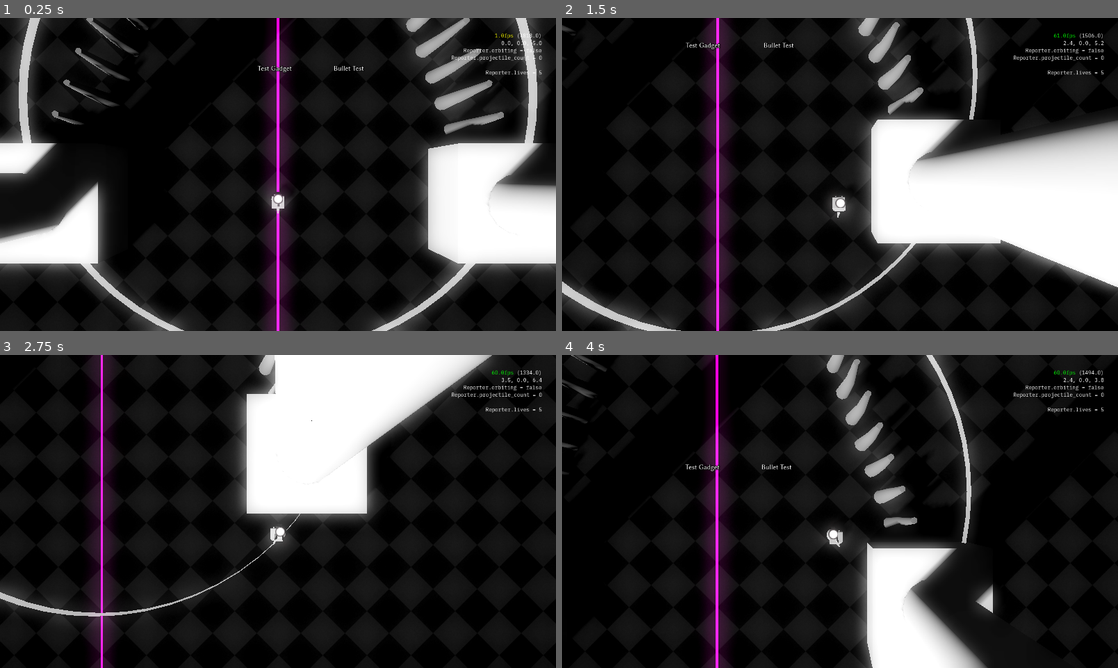
Above: before the commit, frames 1-4 (two rows, left to right).
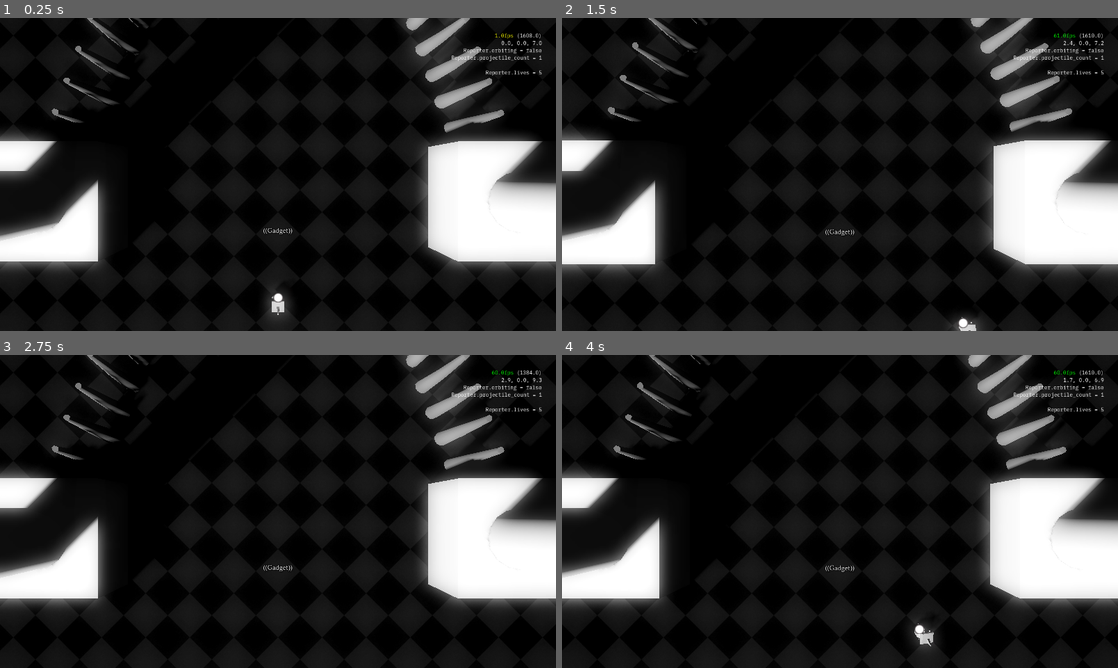
Above: after the commit, the same moments.

Repository: slyllama/dwelt
Game: Godot game, scene res://maps/debug/debug_map.tscn
Two runs of this game, one before a commit and one after it. Both use one fixed random seed, a clock stepped at 60 frames per second and the inputs below.
Inputs (mouse positions are in pixels of both pictures, inside the frame that each line leads up to):
- Up to frame 1 (0.25 s): no input
- Up to frame 2 (1.5 s): move the mouse to (995, 74) at 0.52 s; hold D (strafe_right) 0.53-1.28 s; tap F (interact) at 0.6 s; move the mouse to (728, 190) at 1.27 s; hold S (move_back) from 1.28 s (still down); right-click (728, 190) at 1.35 s
- Up to frame 3 (2.75 s): tap F (interact) at 1.55, 2.1 s; move the mouse to (333, 442) at 2.02 s; release S (move_back) at 2.03 s; hold D (strafe_right) from 2.03 s (still down)
- Up to frame 4 (4 s): move the mouse to (812, 574) at 2.77 s; release D (strafe_right) at 2.78 s; hold W (move_forward) 2.78-3.53 s; tap Mouse wheel up (zoom_in) at 2.85 s; tap F (interact) at 3.05, 3.8 s; move the mouse to (1006, 558) at 3.52 s; hold A (strafe_left) from 3.53 s (still down); tap Mouse wheel down (zoom_out) at 3.6 s

The runs differ from the first frame. In frame 1, 12% of the frame differs, in the area x 0-100%, y 0-100%; in frame 2, 36%; in frame 3, 37%; in frame 4, 36%.

Commit message:
Started adding ProjectileEvents

Diff:
--- a/generic/materials/mat_canvas_dissolve.tres
+++ b/generic/materials/mat_canvas_dissolve.tres
@@ -1,9 +1,17 @@
-[gd_resource type="ShaderMaterial" load_steps=3 format=3 uid="uid://byym4a8hrvgjg"]
+[gd_resource type="ShaderMaterial" load_steps=5 format=3 uid="uid://byym4a8hrvgjg"]
 
 [ext_resource type="Shader" uid="uid://b4552e4yw8kki" path="res://generic/materials/shaders/shader_canvas_dissolve.gdshader" id="1_oa3at"]
-[ext_resource type="Texture2D" uid="uid://cv0i2yg877vce" path="res://generic/materials/textures/paint_mask.jpg" id="2_hctin"]
+
+[sub_resource type="Gradient" id="Gradient_oa3at"]
+
+[sub_resource type="FastNoiseLite" id="FastNoiseLite_hctin"]
+
+[sub_resource type="NoiseTexture2D" id="NoiseTexture2D_636yr"]
+seamless = true
+color_ramp = SubResource("Gradient_oa3at")
+noise = SubResource("FastNoiseLite_hctin")
 
 [resource]
 shader = ExtResource("1_oa3at")
-shader_parameter/dissolve_texture = ExtResource("2_hctin")
+shader_parameter/dissolve_texture = SubResource("NoiseTexture2D_636yr")
 shader_parameter/dissolve_value = 0.0
--- a/lib/hud/hud.tscn
+++ b/lib/hud/hud.tscn
@@ -7,17 +7,18 @@
 [ext_resource type="Script" uid="uid://o537atgmmsth" path="res://lib/texture_rect_dissolve/texture_rect_dissolve.gd" id="4_pm6i7"]
 [ext_resource type="FontFile" uid="uid://bjaq6ks7h6ipp" path="res://generic/fonts/pirata_one.ttf" id="6_3pj68"]
 
-[sub_resource type="Gradient" id="Gradient_hctin"]
+[sub_resource type="Gradient" id="Gradient_oa3at"]
 
-[sub_resource type="FastNoiseLite" id="FastNoiseLite_636yr"]
+[sub_resource type="FastNoiseLite" id="FastNoiseLite_hctin"]
 
-[sub_resource type="NoiseTexture2D" id="NoiseTexture2D_04i23"]
-color_ramp = SubResource("Gradient_hctin")
-noise = SubResource("FastNoiseLite_636yr")
+[sub_resource type="NoiseTexture2D" id="NoiseTexture2D_636yr"]
+seamless = true
+color_ramp = SubResource("Gradient_oa3at")
+noise = SubResource("FastNoiseLite_hctin")
 
-[sub_resource type="ShaderMaterial" id="ShaderMaterial_tpybq"]
+[sub_resource type="ShaderMaterial" id="ShaderMaterial_3pj68"]
 shader = ExtResource("3_pm6i7")
-shader_parameter/dissolve_texture = SubResource("NoiseTexture2D_04i23")
+shader_parameter/dissolve_texture = SubResource("NoiseTexture2D_636yr")
 shader_parameter/dissolve_value = 1.0
 
 [node name="HUD" type="CanvasLayer"]
--- a/lib/player/player.tscn
+++ b/lib/player/player.tscn
@@ -6,7 +6,7 @@
 
 [sub_resource type="CylinderShape3D" id="CylinderShape3D_al4t3"]
 height = 1.0
-radius = 0.09
+radius = 0.08
 
 [sub_resource type="StandardMaterial3D" id="StandardMaterial3D_5lbbh"]
 transparency = 1
--- a/lib/projectile/projectile.gd
+++ b/lib/projectile/projectile.gd
@@ -11,7 +11,7 @@
 
 @export var forward_speed = 1.0
 @export var forward_acceleration = 5.0
-@export var sideways_speed = 1.0
+@export var sideways_speed = 0.0
 @export var sideways_acceleration = 0.0
 
 func destroy() -> void:
@@ -73,6 +73,5 @@
 @onready var _sideways_speed = sideways_speed
 
 func _process(delta: float) -> void:
-
 	area.position.x += delta * _forward_speed
 	area.position.z += delta * _sideways_speed
--- /dev/null
+++ b/lib/projectile/projectile_event.gd
@@ -0,0 +1,12 @@
+class_name ProjectileEvent extends Node3D
+
+func play(data: Dictionary) -> void:
+	if !"type" in data: # fail if important information is missing
+		print("[ProjectileEvent] Event data is missing type.")
+		queue_free()
+	match data.type:
+		"test":
+			print("[ProjectileEvent] test!")
+
+func _ready() -> void:
+	pass
--- a/maps/debug/debug_map.gd
+++ b/maps/debug/debug_map.gd
@@ -3,32 +3,39 @@
 @onready var rng = RandomNumberGenerator.new()
 
 const AMOUNT = 12
-var clockwise = true
+const AMOUNT_X = 5
 
-func _process(_delta: float) -> void:
-	$Camera.position = lerp(
-		$Camera.position, $Player.position,
-		Utils.crit_lerp(20.0))
+#func _process(_delta: float) -> void:
+	#$Camera.position = lerp(
+		#$Camera.position, $Player.position,
+		#Utils.crit_lerp(20.0))
 
-func _on_test_timer_timeout() -> void:
-	clockwise = !clockwise
-	#var _rotation_offset = rng.randf_range(0.0, 10.0)
-	for _i in 15:
-		var _p = Projectile.new()
-		_p.position.y = 0.5
-		_p.rotation_degrees.y = _i * 360 / 15.0
-		_p.radius = 0.17
-		_p.lifetime = 3.0
+# Reduce stutter by adding a projectile to the map
+func _preload_projectile() -> void:
+	var _p = Projectile.new()
+	_p.position.y = -1.0
+	add_child(_p)
+	for _i in 3: await get_tree().process_frame
+	_p.queue_free()
 
-		add_child(_p)
+func _ready() -> void:
+	_preload_projectile()
 
 func _on_gadget_interacted() -> void:
-	for z in AMOUNT:
-		for x in AMOUNT:
-			var _p = Projectile.new()
-			_p.position.x = x * 0.7 - AMOUNT * 0.5
-			_p.position.z = z * 1.2 - AMOUNT * 0.75
-			_p.lifetime = 7.0
-			_p.rotation.y = rng.randf_range(PI + 0.8, 2 * PI - 0.8)
-			_p.forward_speed = randf_range(0.8, 1.4)
-			add_child(_p)
+	var _e = ProjectileEvent.new()
+	_e.position.y = -1.0
+	add_child(_e)
+
+	_e.play({ "type": "test" })
+
+	#for z in AMOUNT:
+		#for x in AMOUNT_X:
+			#var _p = Projectile.new()
+			#_p.position.x = x * 0.7 - AMOUNT_X * 0.7 / 2.0
+			#_p.position.z = z * 0.7 - AMOUNT * 0.5 + 1.0
+			#_p.lifetime = 7.0
+			#_p.radius = 0.21
+			#_p.rotation.y = -PI * 1/2
+			##_p.rotation.y = rng.randf_range(PI + 0.8, 2 * PI - 0.8)
+			##_p.forward_speed = randf_range(0.6, 1.0)
+			#add_child(_p)
--- a/maps/debug/debug_map.tscn
+++ b/maps/debug/debug_map.tscn
@@ -7,7 +7,6 @@
 [ext_resource type="PackedScene" uid="uid://d2nie80wc6pr1" path="res://lib/debug/spatial_text/spatial_text.tscn" id="4_3alq3"]
 [ext_resource type="PackedScene" uid="uid://bipu5fqladj2s" path="res://lib/player/player_camera/player_camera.tscn" id="4_ki8xt"]
 [ext_resource type="PackedScene" uid="uid://day1wnd5dm531" path="res://maps/debug/meshes/ribs.glb" id="8_31nek"]
-[ext_resource type="PackedScene" uid="uid://cfbuog8a600ka" path="res://maps/debug/meshes/hollow_cylinder_collision.glb" id="8_n5la1"]
 [ext_resource type="PackedScene" uid="uid://fq8nxbsbb255" path="res://lib/gadget/gadget.tscn" id="9_31nek"]
 
 [sub_resource type="Environment" id="Environment_v37e6"]
@@ -35,15 +34,11 @@
 [sub_resource type="BoxMesh" id="BoxMesh_ki8xt"]
 size = Vector3(2, 1, 2)
 
-[sub_resource type="StandardMaterial3D" id="StandardMaterial3D_n5la1"]
-albedo_color = Color(0, 0, 0, 1)
-emission_enabled = true
-emission = Color(0.87, 0.0174, 0.74211, 1)
+[sub_resource type="WorldBoundaryShape3D" id="WorldBoundaryShape3D_n5la1"]
+plane = Plane(1, 0, 0, 0)
 
-[sub_resource type="QuadMesh" id="QuadMesh_31nek"]
-material = SubResource("StandardMaterial3D_n5la1")
-size = Vector2(0.05, 20)
-orientation = 1
+[sub_resource type="WorldBoundaryShape3D" id="WorldBoundaryShape3D_31nek"]
+plane = Plane(-1, 0, 0, 0)
 
 [node name="DebugMap" type="Node3D"]
 script = ExtResource("1_cxxq4")
@@ -71,11 +66,13 @@
 [node name="Collision" type="CollisionShape3D" parent="Floor"]
 transform = Transform3D(1, 0, 0, 0, 1, 0, 0, 0, 1, 0, -0.05, 0)
 shape = SubResource("BoxShape3D_gvumf")
+debug_fill = false
 
 [node name="Player" parent="." instance=ExtResource("2_hctbe")]
-transform = Transform3D(1, 0, 0, 0, 1, 0, 0, 0, 1, 0, 0, 5)
+transform = Transform3D(1, 0, 0, 0, 1, 0, 0, 0, 1, 0, 0, 7)
 
 [node name="Camera" parent="." instance=ExtResource("4_ki8xt")]
+transform = Transform3D(1, 0, 0, 0, 1, 0, 0, 0, 1, 0, 0, 5)
 
 [node name="SpatialText" parent="." instance=ExtResource("4_3alq3")]
 transform = Transform3D(1, 0, 0, 0, 1, 0, 0, 0, 1, 0, 1, -1)
@@ -83,9 +80,6 @@
 
 [node name="TestTimer" type="Timer" parent="."]
 wait_time = 1.2
-
-[node name="Boundary" parent="." instance=ExtResource("8_n5la1")]
-transform = Transform3D(5, 0, 0, 0, 1, 0, 0, 0, 5, 0, 0.15, 3)
 
 [node name="Environment" type="Node3D" parent="."]
 transform = Transform3D(1, 0, 0, 0, 1, 0, 0, 0, 1, 0, 0, 2)
@@ -136,22 +130,20 @@
 [node name="Ribs2" parent="Environment" instance=ExtResource("8_31nek")]
 transform = Transform3D(-0.939693, 0, 0.34202, 0, 1, 0, -0.34202, 0, -0.939693, -3, 0, 0)
 
-[node name="Mesh2" type="MeshInstance3D" parent="Environment"]
-transform = Transform3D(1, 0, 0, 0, 1, 0, 0, 0, 1, 0, 0, 2)
-cast_shadow = 0
-mesh = SubResource("QuadMesh_31nek")
-skeleton = NodePath("../..")
+[node name="Gadget" parent="." instance=ExtResource("9_31nek")]
+transform = Transform3D(1, 0, 0, 0, 1, 0, 0, 0, 1, 0, 0, 5.5)
+radius = 0.65
+interact_text = "Test Projectiles"
 
-[node name="Gadget" parent="." instance=ExtResource("9_31nek")]
-transform = Transform3D(1, 0, 0, 0, 1, 0, 0, 0, 1, 1.29888, 0, 2.5)
-title = "Bullet Test"
-radius = 0.65
-interact_text = "hello"
+[node name="Bounds" type="StaticBody3D" parent="."]
 
-[node name="Gadget2" parent="." instance=ExtResource("9_31nek")]
-transform = Transform3D(1, 0, 0, 0, 1, 0, 0, 0, 1, -0.0555345, 0, 2.5)
-title = "Test Gadget"
-radius = 0.65
+[node name="Shape" type="CollisionShape3D" parent="Bounds"]
+transform = Transform3D(1, 0, 0, 0, 1, 0, 0, 0, 1, -3, 0, 0)
+shape = SubResource("WorldBoundaryShape3D_n5la1")
+
+[node name="Shape2" type="CollisionShape3D" parent="Bounds"]
+transform = Transform3D(1, 0, 0, 0, 1, 0, 0, 0, 1, 3, 0, 0)
+shape = SubResource("WorldBoundaryShape3D_31nek")
 
 [connection signal="timeout" from="TestTimer" to="." method="_on_test_timer_timeout"]
 [connection signal="interacted" from="Gadget" to="." method="_on_gadget_interacted"]
Binary file removed: generic/materials/textures/paint_mask.jpg
Not shown, removed: generic/materials/textures/paint_mask.jpg.import
Not shown: 1 places in lib/hud/hud.tscn that only renumber resources
Not shown, added: lib/projectile/projectile_event.gd.uid
Not shown: 1 places in maps/debug/debug_map.tscn that only renumber resources
Binary file removed: maps/debug/meshes/hollow_cylinder_collision.glb
Not shown, removed: maps/debug/meshes/hollow_cylinder_collision.glb.import
